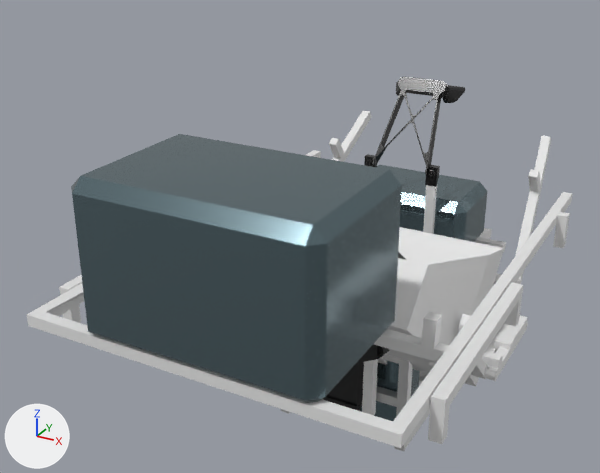
Renders of the Blender file models/blender/Excahaul_simple_2023.blend from each side of a commit.
One viewpoint serves both versions: a camera (50 mm lens) standing at (0.769, -1.591, 1.027) and looking at (-0.123, 0.031, 0.216). Every picture has the same lights, and +X, +Y and +Z are marked at lower left.

Objects in the first picture: 'Rockgrinder', 'boom', 'dump', 'fork', 'frame', 'frameBox', 'stick', 'stickBox', 'stickCamera', 'tilt', 'tool'.
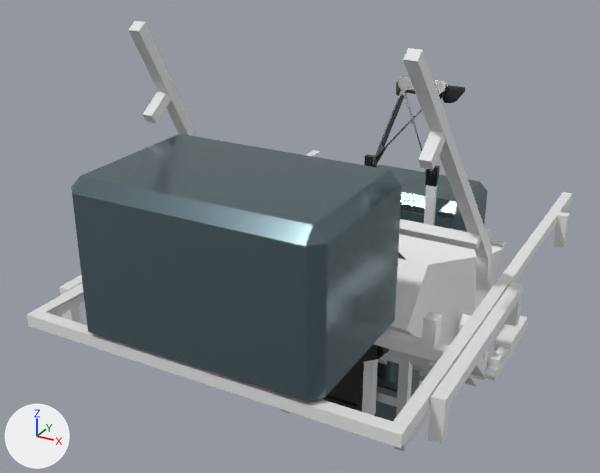
Changed parts and their boxes (x1, y1, x2, y2) in the pictures (600 x 473 px):
'boom', turned: before (329, 111, 551, 379); after (129, 21, 492, 381)

Patch to the scene script:
```diff
--- a/models/blender/Excahaul_simple_2023.blend.py
+++ b/models/blender/Excahaul_simple_2023.blend.py
@@ ob_boom @@
 ob_boom.location = (0.0, 0.0, 0.0)
+ob_boom.rotation_euler = (1.571, 0.0, 0.0)  # degrees (90, 0, 0)
```
